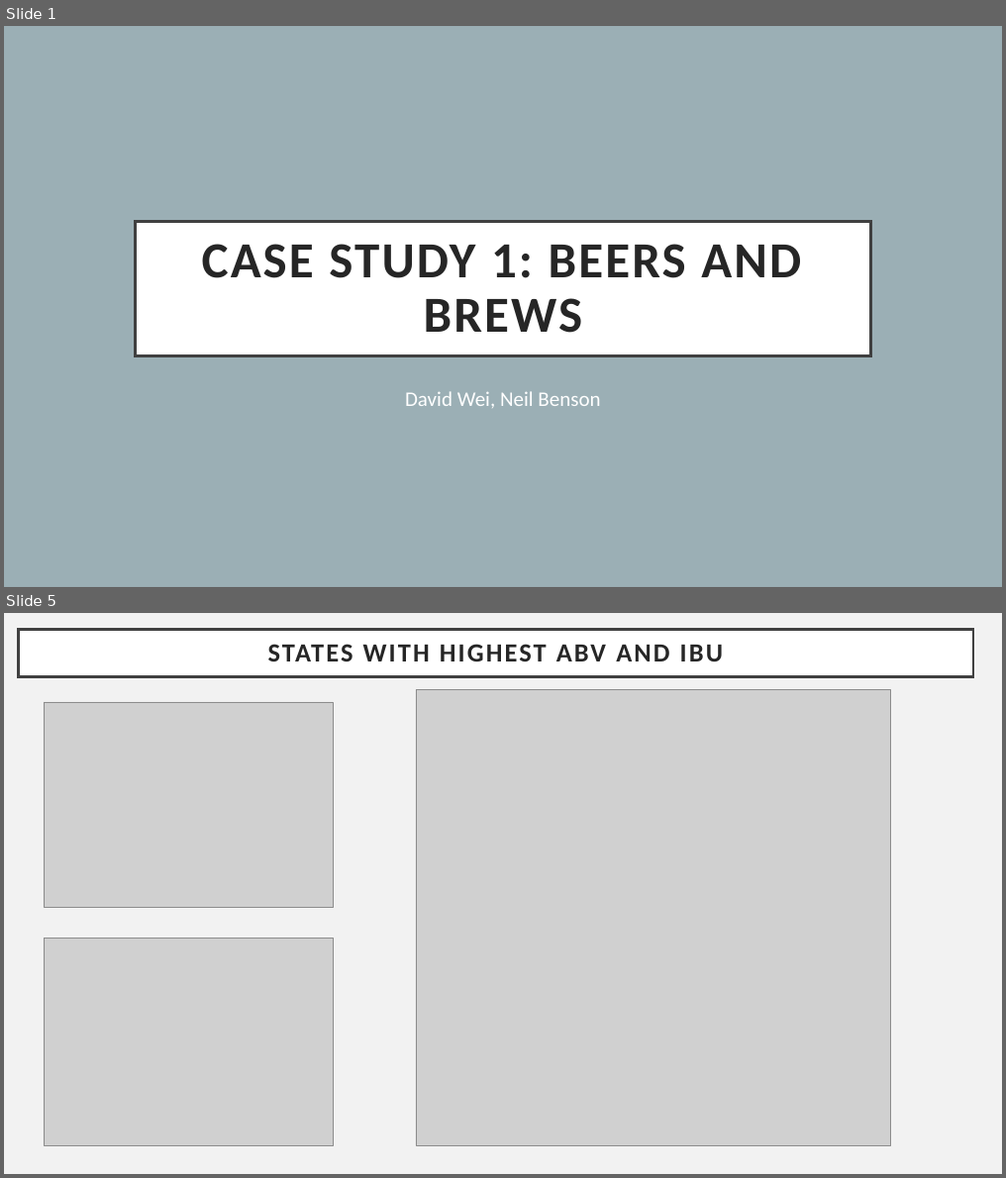
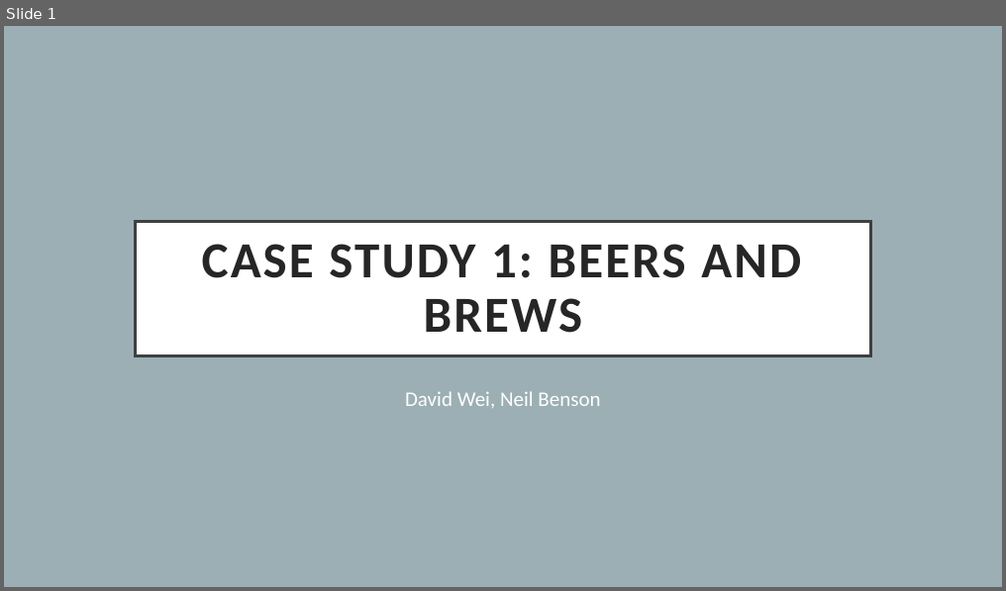
Before and after one commit to bensonnd/DS6306_David_Neil_Project_1, a slide deck: Analysis Presentations/Case Study 1 - David Wei, Neil Benson.pptx. Shown one above the other, each under a label of ours: slides 1 and 5 before the commit, slide 1 after it; the slides between them are not shown. The pictures are 1006x1178 and 1006x591 pixels, drawn with LibreOffice and Linux fonts; fonts in the diff are those of the drawing; grey boxes stand for pictures. Boxes give left, top, right and bottom in pixels: in the first picture for what was removed or moved away, otherwise in the second. Text is boxed around its words. In the diff, an @@ line names an element or a change of style, - is before the commit and + after.

```diff
--- a/Analysis Presentations/Case Study 1 - David Wei, Neil Benson.pptx
+++ b/Analysis Presentations/Case Study 1 - David Wei, Neil Benson.pptx
@@ slide 5 removed at <box>4,613,1002,1174</box>, background #F2F2F2 @@
@@ title removed at <box>18,630,973,677</box> @@
-STATES WITH HIGHEST ABV AND IBU
@@ picture removed at <box>416,690,891,1146</box> @@
@@ picture removed at <box>44,702,333,908</box> @@
@@ picture removed at <box>44,939,333,1146</box> @@
```
Also in this commit, not shown: 6 slides changed, 4 slides added, 1 other slide removed, 2 other files.
